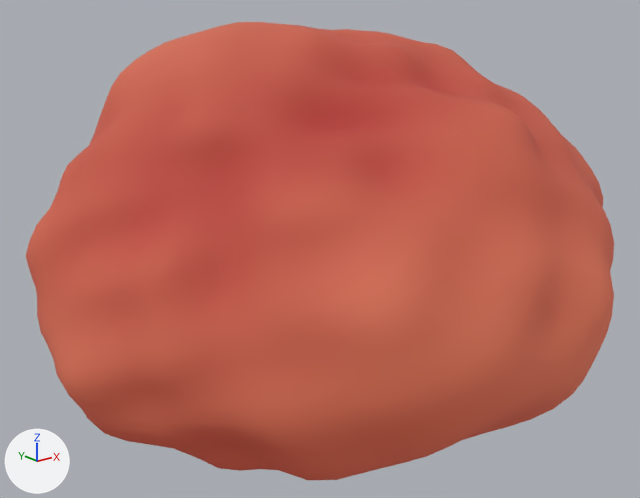
Before and after pictures for a commit that changed the glTF model art/artifacts/models/stone_blood.glb.
The view is the same before and after, from a 50 mm lens placed at (-0.0745, -0.0908, 0.0341), pointed at (-0.0016, 0.0004, -0.0023). Lighting does not change. The marker at lower left points along +X, +Y and +Z. The first picture is the older version.

The scene before the commit, as lines of its bpy script (objects in view):
```python
mat_stone_blood_mat = bpy.data.materials.new('stone_blood_mat')
mat_stone_blood_mat.use_nodes = True; mat_stone_blood_mat.node_tree.nodes.clear()
_N = mat_stone_blood_mat.node_tree.nodes; _L = mat_stone_blood_mat.node_tree.links
n0 = _N.new('ShaderNodeBsdfPrincipled'); n0.name = 'Principled BSDF'
n0.inputs[2].default_value = 0.85  # 'Roughness'
n0.inputs[27].default_value = (0.12, 0.0, 0.0, 1.0)  # 'Emission Color', dark red #610000
n0.inputs[28].default_value = 1.0  # 'Emission Strength'
n1 = _N.new('ShaderNodeOutputMaterial'); n1.name = 'Material Output'
n2 = _N.new('ShaderNodeVertexColor'); n2.name = 'Color Attribute'
_L.new(n0.outputs[0], n1.inputs[0])  # 'BSDF' to 'Surface'
_L.new(n2.outputs[0], n0.inputs[0])  # 'Color' to 'Base Color'
me_stone_blood = bpy.data.meshes.new('stone_blood')
me_stone_blood.from_pydata(...)  # 2562 vertices, 5120 faces; spans x -0.04..0.04, y -0.0375..0.0375, z -0.0276..0.0276
me_stone_blood.materials.append(mat_stone_blood_mat)
ob_stone_blood = bpy.data.objects.new('stone_blood', me_stone_blood)
ob_stone_blood.location = (0.0, 0.0, 0.0)
```
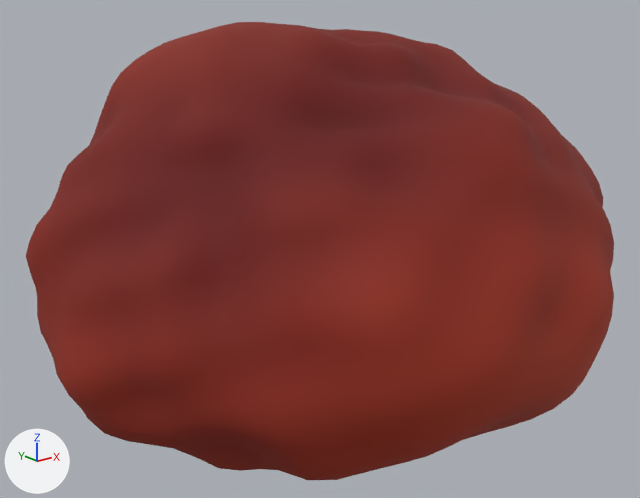
Where the change shows, as pixel boxes [x1, y1, x2, y2] in the pictures (640 x 498 px):
'stone_blood', recoloured (darker): [26, 22, 614, 480] in both
part 1 of me_stone_blood, recoloured (red to dark red): [37, 25, 572, 359] in both
part 2 of me_stone_blood, recoloured (darker): [26, 22, 614, 480] in both

The change, as a diff of the scene's bpy script:
```diff
--- a/art/artifacts/models/stone_blood.glb.py
+++ b/art/artifacts/models/stone_blood.glb.py
@@ mat_stone_blood_mat @@
 n0 = _N.new('ShaderNodeBsdfPrincipled'); n0.name = 'Principled BSDF'
 n0.inputs[2].default_value = 0.85  # 'Roughness'
-n0.inputs[27].default_value = (0.12, 0.0, 0.0, 1.0)  # 'Emission Color', dark red #610000
+n0.inputs[27].default_value = (0.0134, 0.0, 0.0, 1.0)  # 'Emission Color', black #1f0000
 n0.inputs[28].default_value = 1.0  # 'Emission Strength'
@@ me_stone_blood @@
 me_stone_blood.from_pydata(...)  # 2562 vertices, 5120 faces; spans x -0.04..0.04, y -0.0375..0.0375, z -0.0276..0.0276
 # used by ob_stone_blood; location = (0.0, 0.0, 0.0)
+# me_stone_blood part 1: 2582 faces centred in x -0.0379..0.0375, y -0.0288..0.035, z -0.0243..0.0273 are repainted in the vertex colours; the middle colour goes from red #b45d4a to dark red #741c11
+# me_stone_blood part 2: 2538 faces centred in x -0.0399..0.0399, y -0.0375..0.0374, z -0.0275..0.0276 are repainted in the vertex colours; the middle colour goes from orange #c16d54 to red #872717
 me_stone_blood.materials.append(mat_stone_blood_mat)
```
